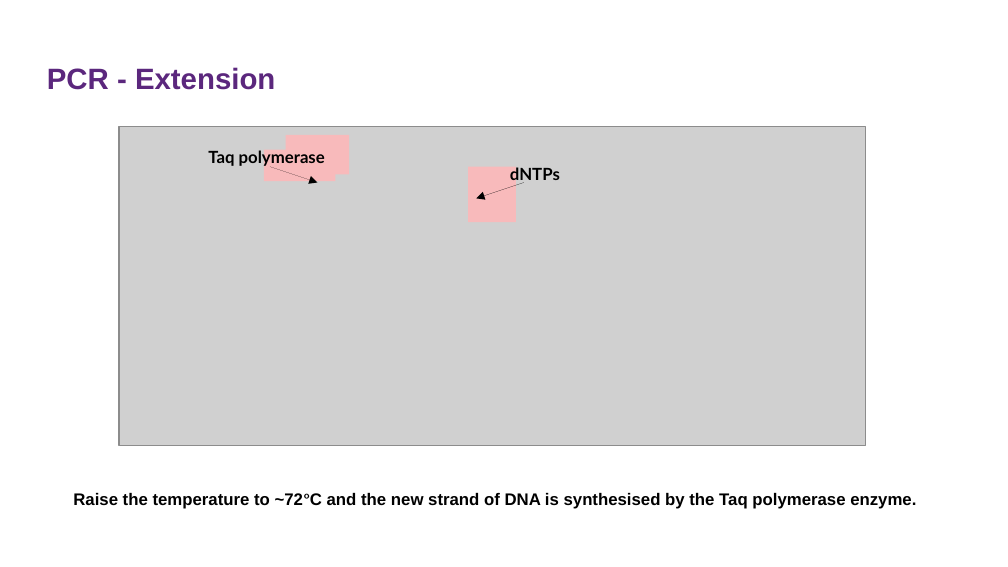
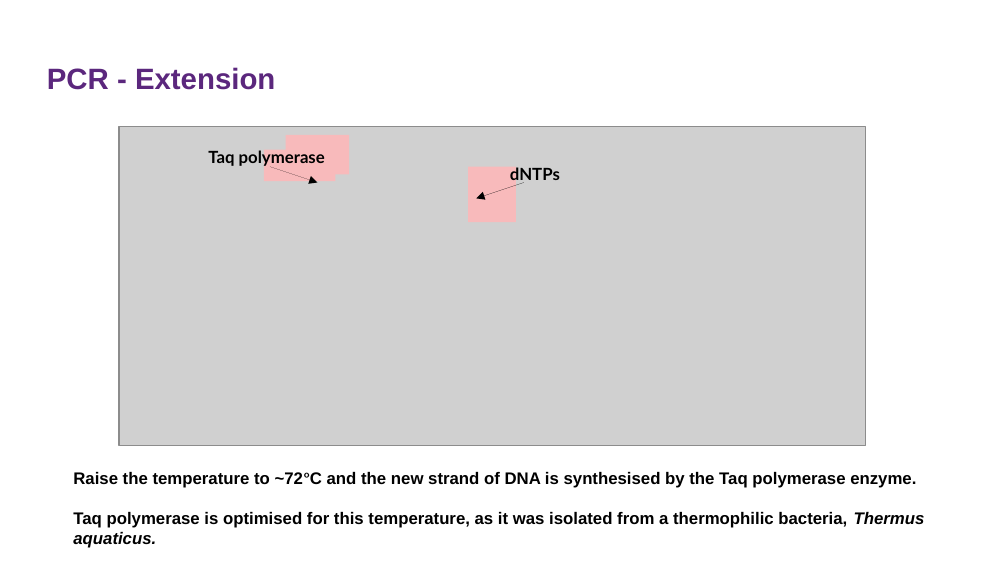
Before and after one commit to sanjaynagi/AnoPrimer, a slide deck: slide 7 of agamPrimer.odp (slide 8 before the commit). Drawn at 1008x567 pixels with LibreOffice and Linux fonts; fonts in the diff are those of the drawing; grey boxes stand for pictures; background and template pictures are left out. Boxes give left, top, right and bottom in pixels: in the first picture for what was removed or moved away, otherwise in the second. Text is boxed around its words. In the diff, an @@ line names an element or a change of style, - is before the commit and + after.

```diff
--- a/agamPrimer.odp
+++ b/agamPrimer.odp
@@ text "Raise the temperature to ~72°C ...": place and size @@
-text "Raise the temperature to ~72°C ..." at (73,493,916,509)
+text "Raise the temperature to ~72°C ..." at (73,472,925,548)
@@ text at (73,512,925,548): paragraph added @@
+Taq polymerase is optimised for this temperature, as it was isolated from a thermophilic bacteria, Thermus aquaticus.
```
Also in this commit, not shown: 8 other slides changed, 1 slide removed, 2 other files.
